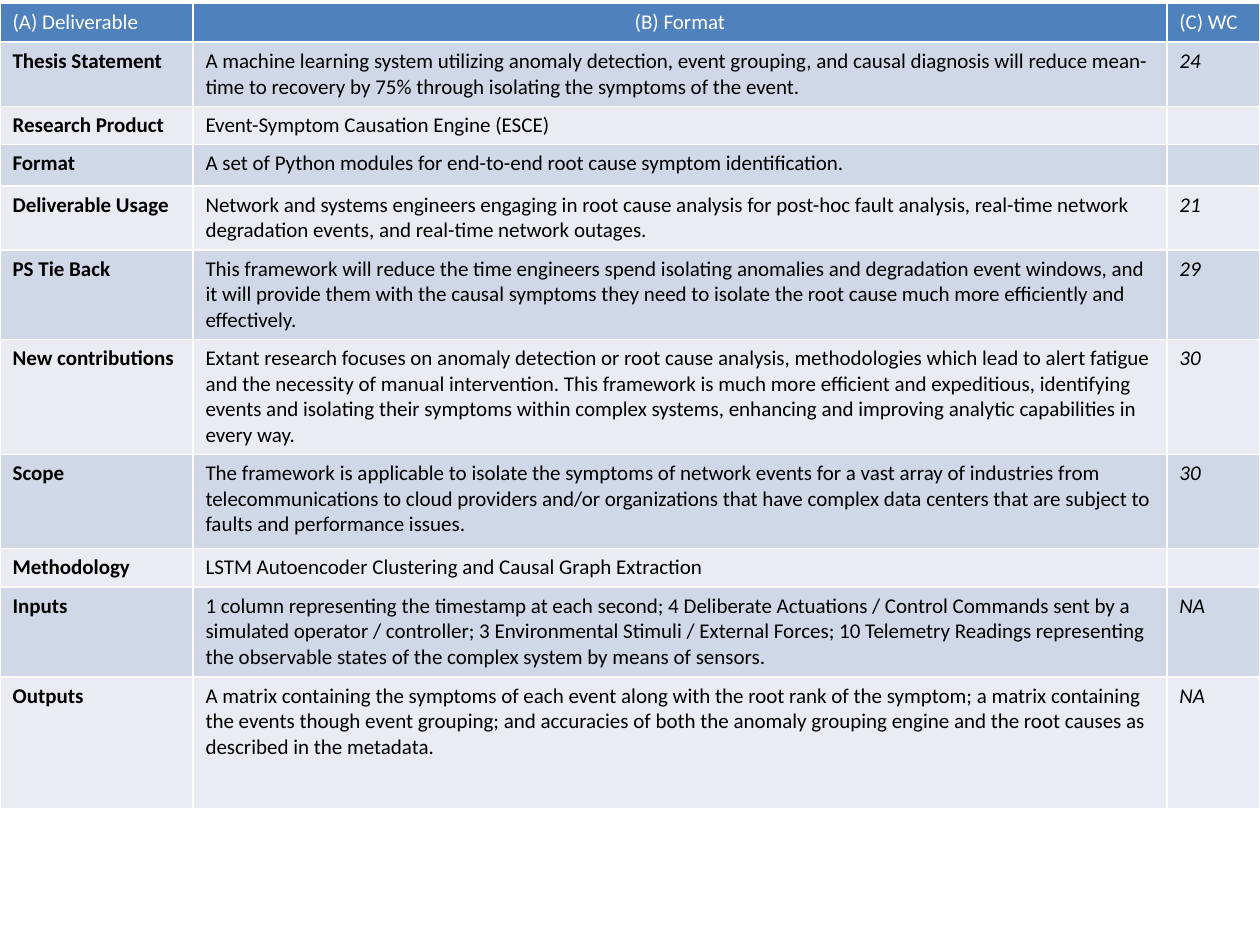
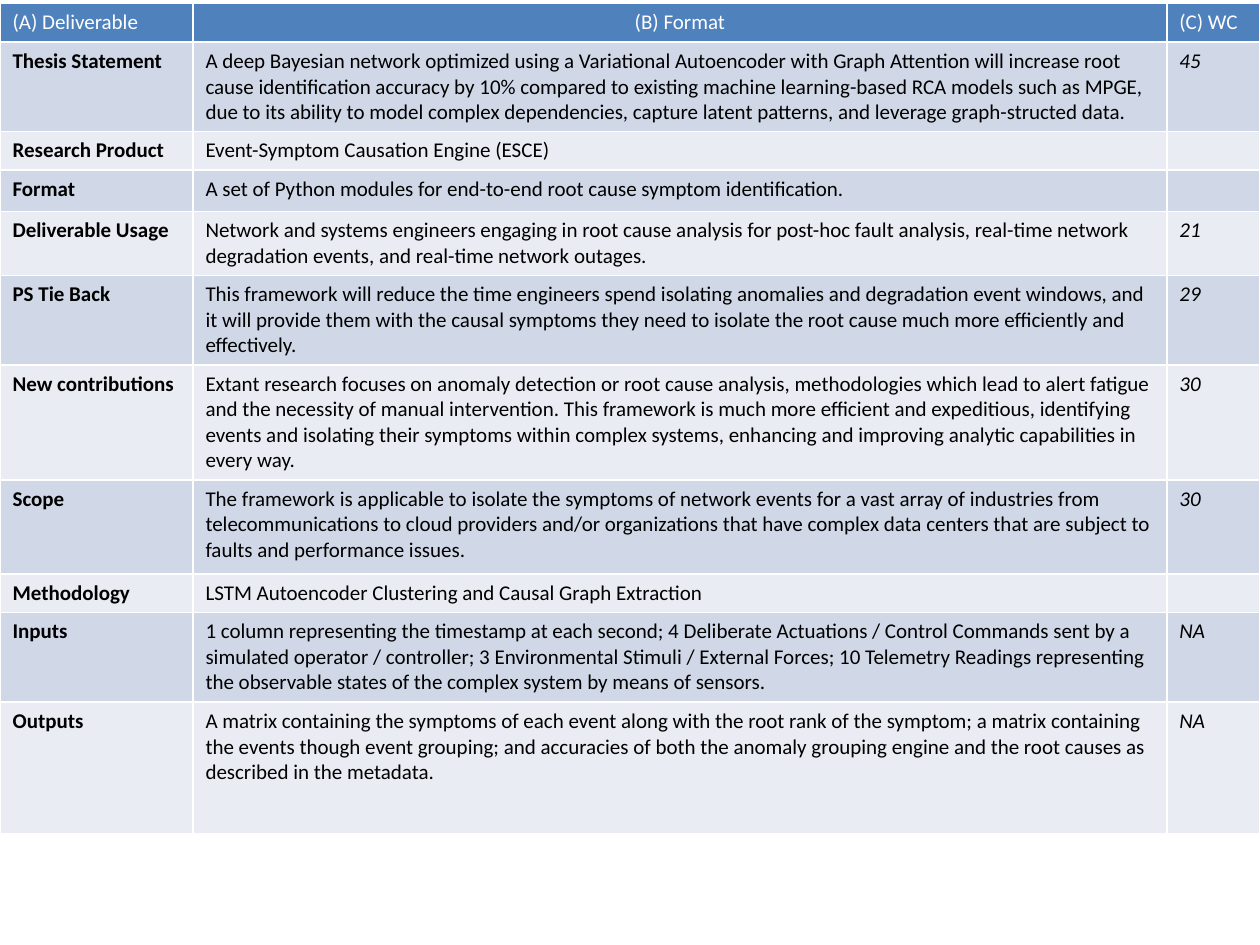
Before and after one commit to lowhornj/praxis_research, a slide deck: slide 6 of praxis/Lowhorn_Jeremiah_HW#4_SEAS_8599_D2A.pptx. Drawn at 1260x945 pixels with LibreOffice and Linux fonts; fonts in the diff are those of the drawing; background and template pictures are left out. Boxes give left, top, right and bottom in pixels: in the first picture for what was removed or moved away, otherwise in the second. Text is boxed around its words. In the diff, an @@ line names an element or a change of style, - is before the commit and + after.

Commit message:
updated praxis slide deck & performed RCA using MPGE on Cats dataset
updated praxis slide deck & performed RCA using MPGE on Cats dataset

```diff
--- a/praxis/Lowhorn_Jeremiah_HW#4_SEAS_8599_D2A.pptx
+++ b/praxis/Lowhorn_Jeremiah_HW#4_SEAS_8599_D2A.pptx
@@ table at (x1=0, y1=4, x2=1260, y2=830) @@
-row 2, column 2: A machine learning system utilizing anomaly detection, event grouping, and causal diagnosis will reduce mean-time to recovery by 75% through isolating the symptoms of the event.
+row 2, column 2: A deep Bayesian network optimized using a Variational Autoencoder with Graph Attention will increase root cause identification accuracy by 10% compared to existing machine learning-based RCA models such as MPGE, due to its ability to model complex dependencies, capture latent patterns, and leverage graph-structed data.
-row 2, column 3: 24
+row 2, column 3: 45
```
Also in this commit, not shown: 2 other slides changed, 17 other files.
